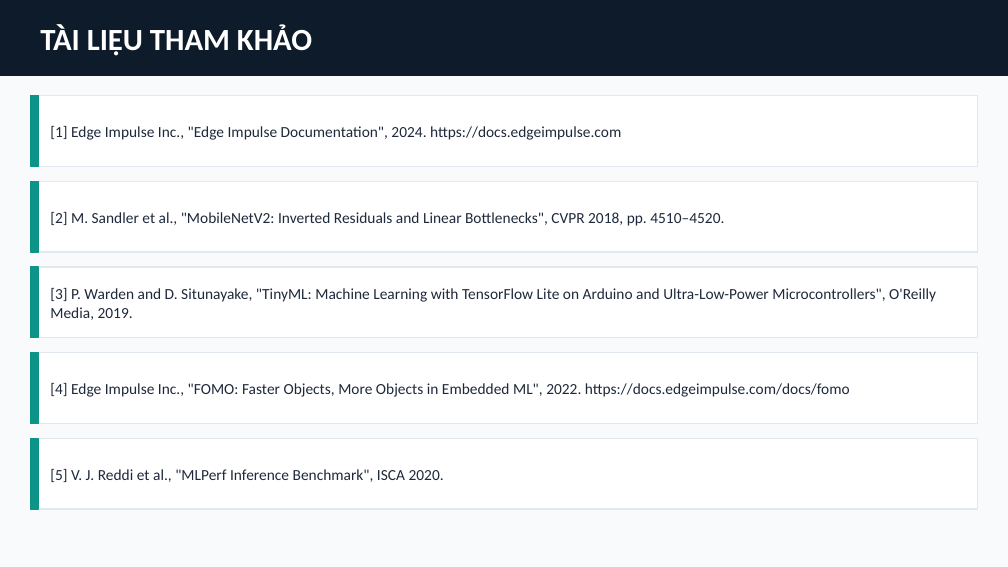
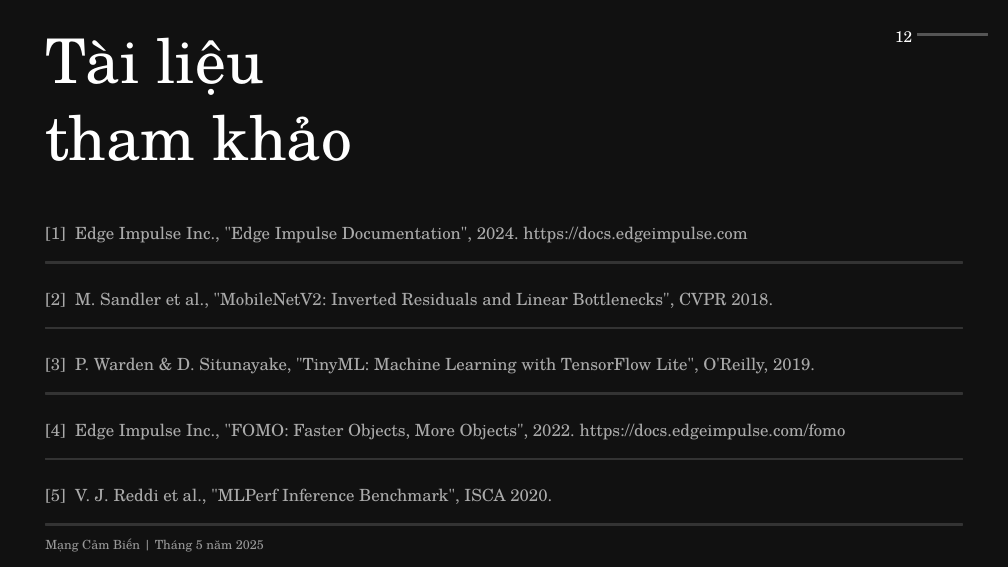
Before and after one commit to zrad224/mangcambien-cuoiky-N23DCCI018, a slide deck: slide 12 of docs/PhamAnDung_slide_cuoiky.pptx (slide 13 before the commit). Drawn at 1008x567 pixels with LibreOffice and Linux fonts; fonts in the diff are those of the drawing. Boxes give left, top, right and bottom in pixels: in the first picture for what was removed or moved away, otherwise in the second. Text is boxed around its words. In the diff, an @@ line names an element or a change of style, - is before the commit and + after.

```diff
--- a/docs/PhamAnDung_slide_cuoiky.pptx
+++ b/docs/PhamAnDung_slide_cuoiky.pptx
@@ background #F8FAFC to #111111 @@
@@ rectangle removed at bbox=[0, 0, 1008, 76] @@
@@ text at bbox=[45, 37, 352, 161]: text changed; size 22 to 44 pt; font Calibri to TeX Gyre Schola; bold off @@
-TÀI LIỆU THAM KHẢO
+Tài liệu
+tham khảo
@@ text added at bbox=[895, 31, 912, 42], 11 pt, text #FFFFFF @@
+12
@@ rectangle added at bbox=[917, 33, 988, 35], fill #555555, outline #555555 1 pt @@
@@ rectangle removed at bbox=[30, 96, 978, 166] @@
@@ rectangle removed at bbox=[30, 96, 38, 166] @@
@@ rectangle removed at bbox=[30, 181, 38, 252] @@
@@ text "[1] Edge Impulse Inc., "Edge ..." at bbox=[45, 226, 747, 243]: size 11 to 12 pt, font Calibri to TeX Gyre Schola, text colour #1E293B to #AAAAAA @@
@@ text "[1] Edge Impulse Inc., "Edge ...": place and size @@
-text "[1] Edge Impulse Inc., "Edge ..." at bbox=[50, 126, 621, 140]
+text "[1] Edge Impulse Inc., "Edge ..." at bbox=[45, 226, 747, 243]
@@ rectangle removed at bbox=[30, 267, 38, 338] @@
@@ rectangle: place and size @@
-rectangle at bbox=[30, 181, 978, 252]
+rectangle at bbox=[45, 262, 963, 263]
@@ text at bbox=[45, 292, 773, 308]: text changed; size 11 to 12 pt; font Calibri to TeX Gyre Schola; text colour #1E293B to #AAAAAA @@
-[2] M. Sandler et al., "MobileNetV2: Inverted Residuals and Linear Bottlenecks", CVPR 2018, pp. 4510–4520.
+[2] M. Sandler et al., "MobileNetV2: Inverted Residuals and Linear Bottlenecks", CVPR 2018.
@@ fill #FFFFFF to #333333; outline #E2E8F0 1 pt to #333333 1 pt in 4 elements at bbox=[45, 393, 963, 394], bbox=[45, 459, 963, 460], bbox=[45, 262, 963, 263], bbox=[45, 328, 963, 329] @@
@@ rectangle: place and size @@
-rectangle at bbox=[30, 353, 978, 423]
+rectangle at bbox=[45, 328, 963, 329]
@@ rectangle removed at bbox=[30, 353, 38, 423] @@
@@ text at bbox=[45, 357, 815, 374]: text changed; size 11 to 12 pt; font Calibri to TeX Gyre Schola; text colour #1E293B to #AAAAAA @@
-[3] P. Warden and D. Situnayake, "TinyML: Machine Learning with TensorFlow Lite on Arduino and Ultra-Low-Power Microcontrollers", O'Reilly Media, 2019.
+[3] P. Warden & D. Situnayake, "TinyML: Machine Learning with TensorFlow Lite", O'Reilly, 2019.
@@ rectangle: place and size @@
-rectangle at bbox=[30, 267, 978, 338]
+rectangle at bbox=[45, 393, 963, 394]
@@ rectangle removed at bbox=[30, 438, 38, 509] @@
@@ text at bbox=[45, 423, 846, 440]: text changed; size 11 to 12 pt; font Calibri to TeX Gyre Schola; text colour #1E293B to #AAAAAA @@
-[4] Edge Impulse Inc., "FOMO: Faster Objects, More Objects in Embedded ML", 2022. https://docs.edgeimpulse.com/docs/fomo
+[4] Edge Impulse Inc., "FOMO: Faster Objects, More Objects", 2022. https://docs.edgeimpulse.com/fomo
@@ text "[5] V. J. Reddi et ...": place and size @@
-text "[5] V. J. Reddi et ..." at bbox=[50, 469, 444, 482]
+text "[5] V. J. Reddi et ..." at bbox=[45, 488, 552, 504]
@@ text "[5] V. J. Reddi et ..." at bbox=[45, 488, 552, 504]: size 11 to 12 pt, font Calibri to TeX Gyre Schola, text colour #1E293B to #AAAAAA @@
@@ rectangle: place and size @@
-rectangle at bbox=[30, 438, 978, 509]
+rectangle at bbox=[45, 459, 963, 460]
@@ rectangle added at bbox=[45, 524, 963, 525], fill #333333, outline #333333 1 pt @@
@@ text added at bbox=[45, 538, 264, 552], 9 pt, text #999999 @@
+Mạng Cảm Biến | Tháng 5 năm 2025
```
Also in this commit, not shown: 12 other slides changed, 1 slide removed.
